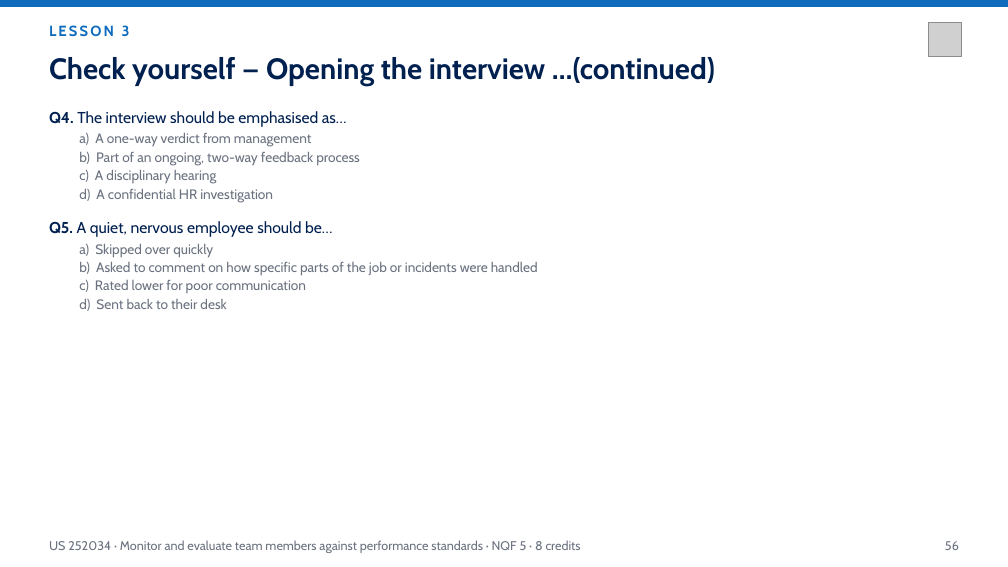
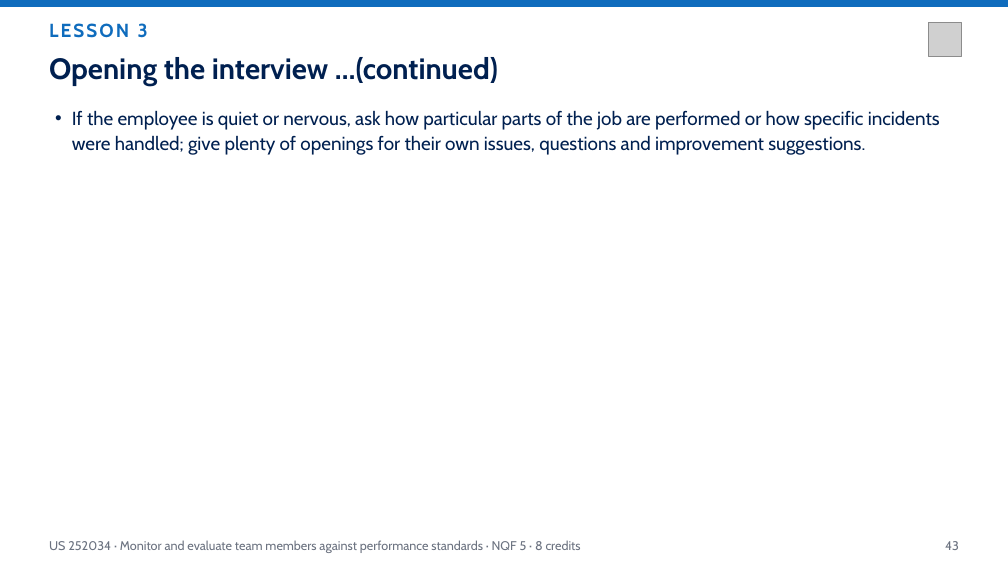
Before and after one commit to andrekyle/ITsystemsupport, a slide deck: slide 43 of public/downloads/US-252034-Monitor-Evaluate-Performance.pptx (slide 56 before the commit). Drawn at 1008x567 pixels with LibreOffice and Linux fonts; fonts in the diff are those of the drawing; grey boxes stand for pictures. Boxes give left, top, right and bottom in pixels: in the first picture for what was removed or moved away, otherwise in the second. Text is boxed around its words. In the diff, an @@ line names an element or a change of style, - is before the commit and + after.

```diff
--- a/public/downloads/US-252034-Monitor-Evaluate-Performance.pptx
+++ b/public/downloads/US-252034-Monitor-Evaluate-Performance.pptx
@@ text "LESSON 3" at (49, 23, 148, 38): size 14 to 18 pt @@
@@ text at (49, 57, 498, 86): text changed @@
-Check yourself — Opening the interview …(continued)
+Opening the interview …(continued)
@@ text at (72, 110, 940, 155): text changed; size 15 to 18 pt @@
-Q4. The interview should be emphasised as…
+• If the employee is quiet or nervous, ask how particular parts of the job are performed or how specific incidents were handled; give plenty of openings for their own issues, questions and improvement suggestions.
@@ text removed at (79, 133, 311, 147) @@
-a) A one-way verdict from management
@@ text removed at (79, 152, 360, 166) @@
-b) Part of an ongoing, two-way feedback process
@@ text removed at (79, 170, 217, 184) @@
-c) A disciplinary hearing
@@ text removed at (79, 189, 273, 203) @@
-d) A confidential HR investigation
@@ text removed at (49, 221, 332, 237) @@
-Q5. A quiet, nervous employee should be…
@@ text removed at (79, 244, 213, 258) @@
-a) Skipped over quickly
@@ text removed at (79, 262, 538, 276) @@
-b) Asked to comment on how specific parts of the job or incidents were handled
@@ text removed at (79, 280, 306, 293) @@
-c) Rated lower for poor communication
@@ text removed at (79, 299, 226, 311) @@
-d) Sent back to their desk
@@ text at (945, 541, 959, 550): text changed @@
-56
+43
```
Also in this commit, not shown: 32 other slides changed, 15 slides added, 34 slides removed, 4 other files.
